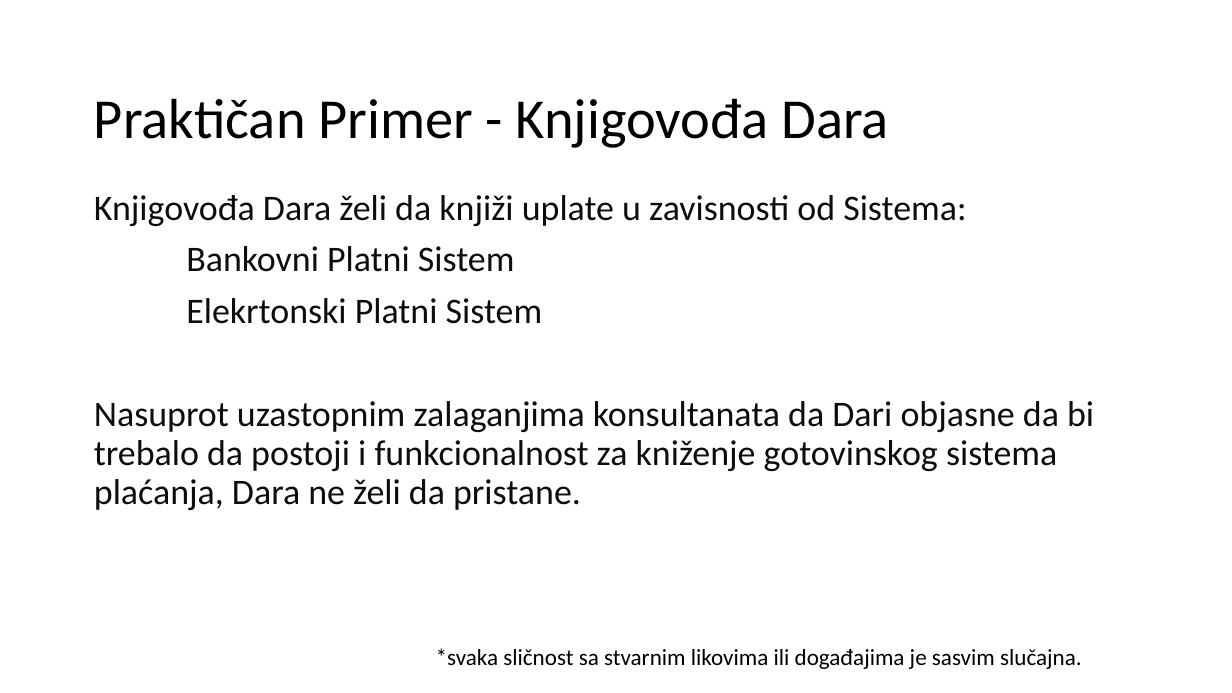
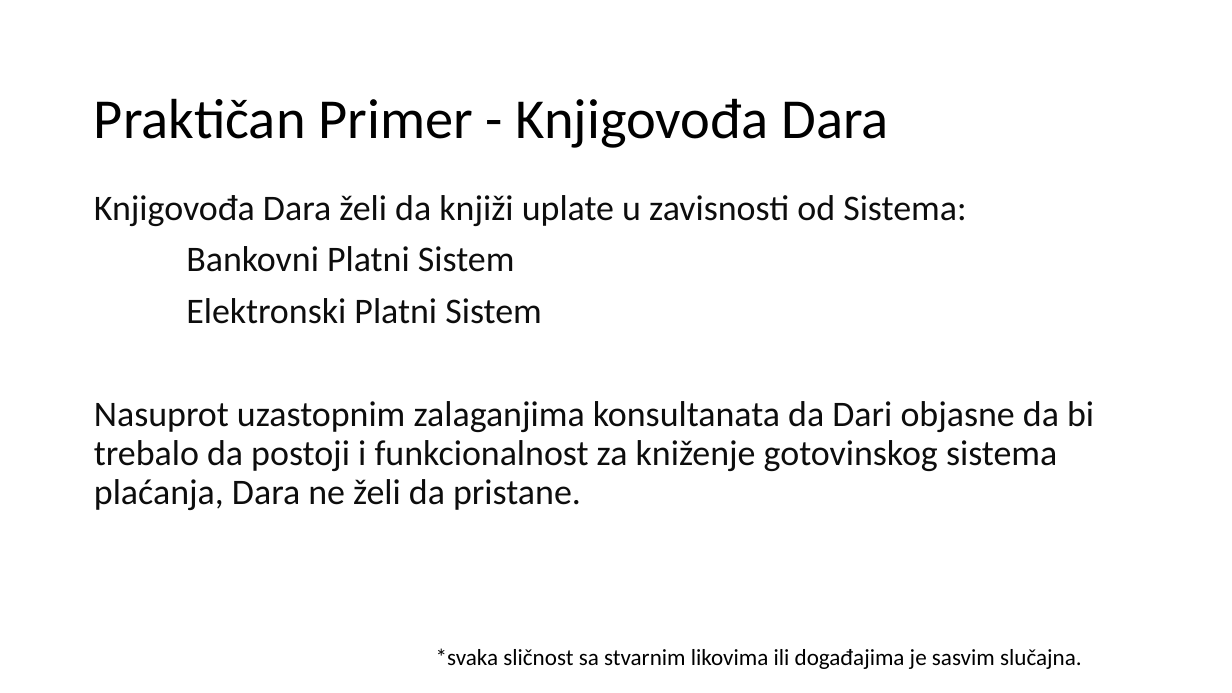
Before and after one commit to SarkeSrb/Interfejs, a slide deck: slide 6 of BizSource - interfejsi u Microsft AL Programskom jeziku.pptx. Drawn at 1232x693 pixels with LibreOffice and Linux fonts; fonts in the diff are those of the drawing; background and template pictures are left out. Boxes give left, top, right and bottom in pixels: in the first picture for what was removed or moved away, otherwise in the second. Text is boxed around its words. In the diff, an @@ line names an element or a change of style, - is before the commit and + after.

```diff
--- a/BizSource - interfejsi u Microsft AL Programskom jeziku.pptx
+++ b/BizSource - interfejsi u Microsft AL Programskom jeziku.pptx
@@ text at (186,298,542,324): text changed @@
-Elekrtonski Platni Sistem
+Elektronski Platni Sistem
```
Also in this commit, not shown: 4 other slides changed.
